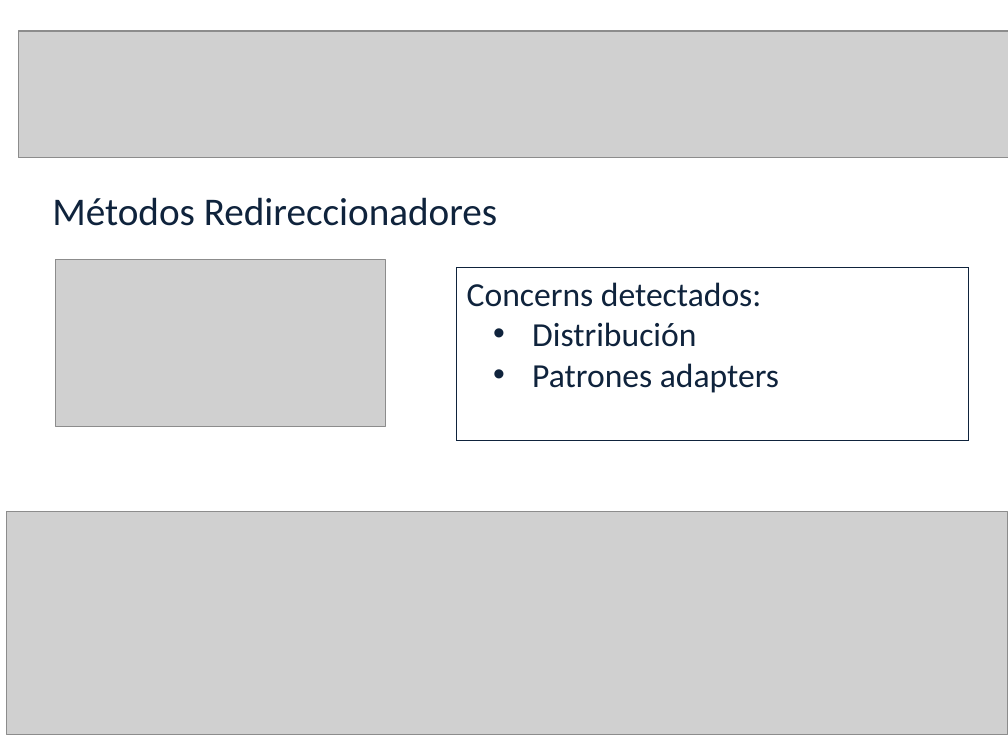
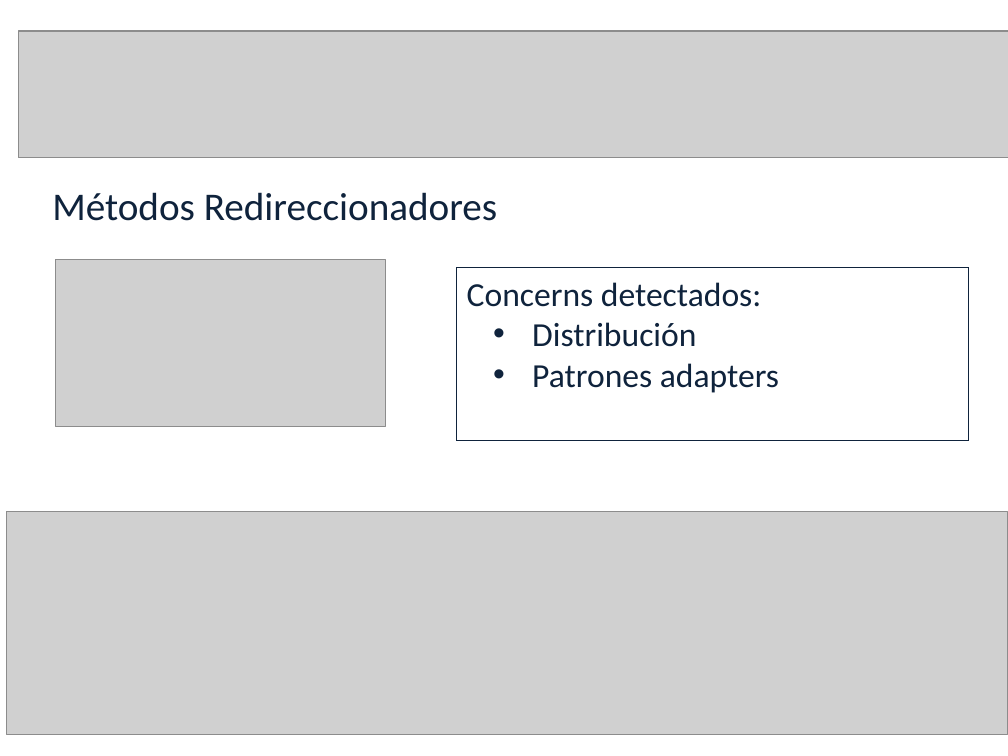
Before and after one commit to luciamasolaP/proyectofinal-informe, a slide deck: slide 28 of presentacion/Tesis.ppt. Drawn at 1008x756 pixels with LibreOffice and Linux fonts; fonts in the diff are those of the drawing; grey boxes stand for pictures; background and template pictures are left out. Boxes give left, top, right and bottom in pixels: in the first picture for what was removed or moved away, otherwise in the second. Text is boxed around its words. In the diff, an @@ line names an element or a change of style, - is before the commit and + after.

```diff
--- a/presentacion/Tesis.ppt
+++ b/presentacion/Tesis.ppt
@@ text "Métodos Redireccionadores": place and size @@
-text "Métodos Redireccionadores" at <box>52,197,497,226</box>
+text "Métodos Redireccionadores" at <box>52,192,497,221</box>
```
Also in this commit, not shown: 6 other slides changed.
